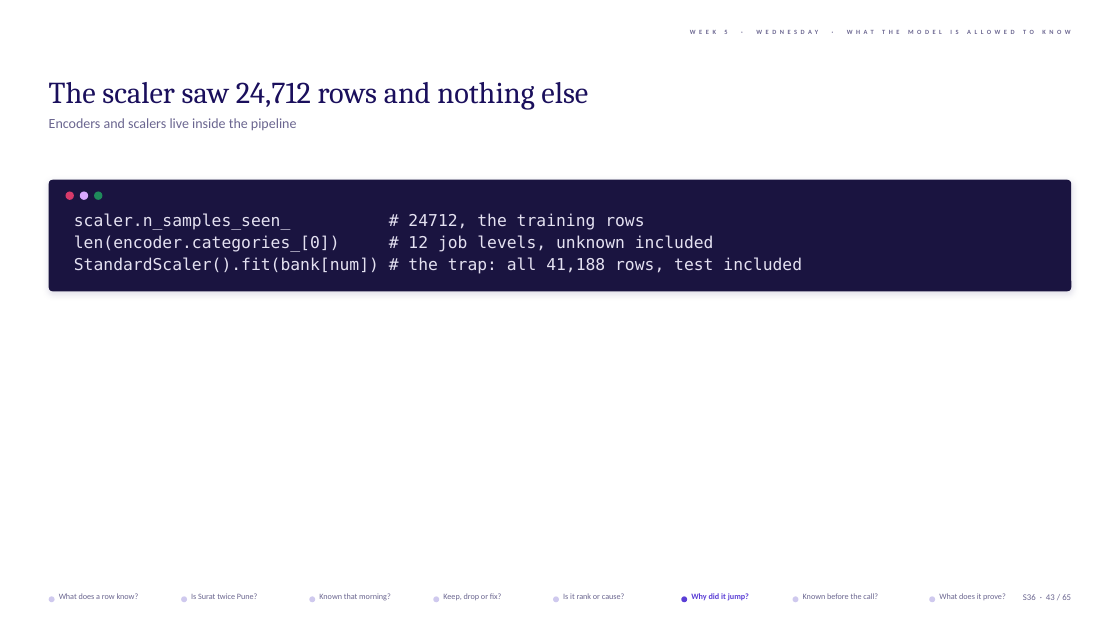
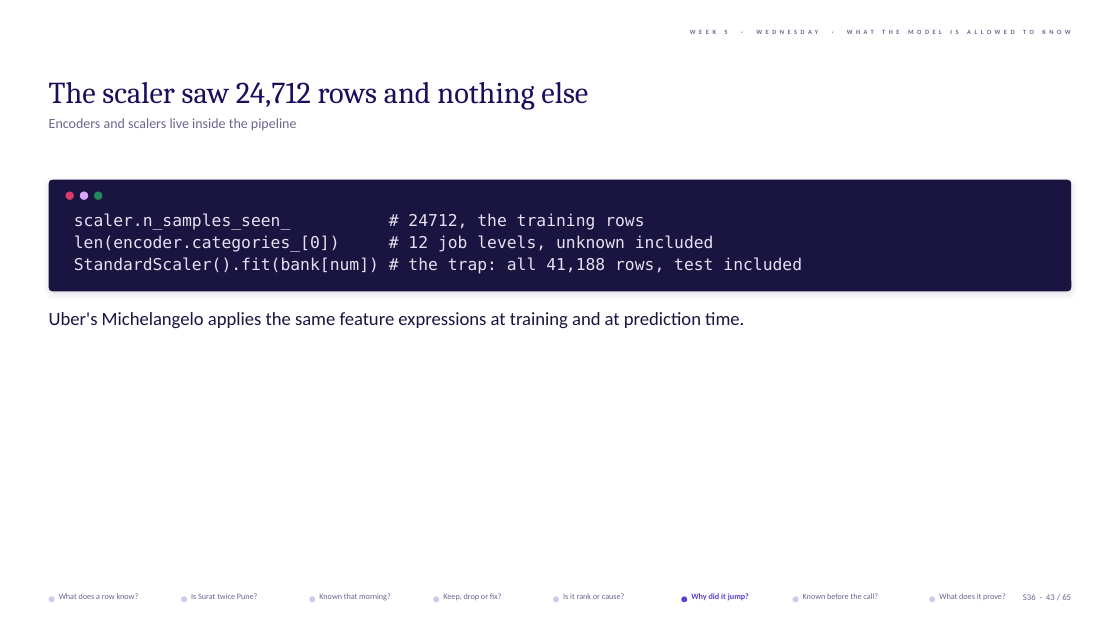
Before and after one commit to fde-academy-lab/c2-content-factory, a slide deck: slide 43 of content/W05/D3/1_in_class_training_content/slides/C2_W05_D03_slides_STUDENT.pptx. Drawn at 1120x630 pixels with LibreOffice and Linux fonts; fonts in the diff are those of the drawing; background and template pictures are left out. Boxes give left, top, right and bottom in pixels: in the first picture for what was removed or moved away, otherwise in the second. Text is boxed around its words. In the diff, an @@ line names an element or a change of style, - is before the commit and + after.

```diff
--- a/content/W05/D3/1_in_class_training_content/slides/C2_W05_D03_slides_STUDENT.pptx
+++ b/content/W05/D3/1_in_class_training_content/slides/C2_W05_D03_slides_STUDENT.pptx
@@ text added at box(49, 312, 744, 328), 16 pt, text #1A1440 @@
+Uber's Michelangelo applies the same feature expressions at training and at prediction time.
```
Also in this commit, not shown: 4 other slides changed, 10 other files.
